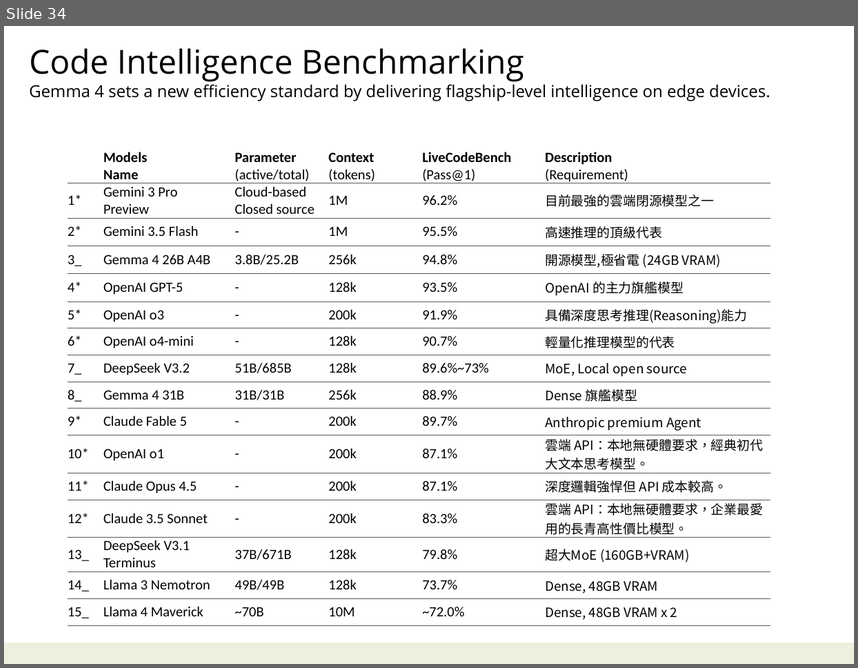
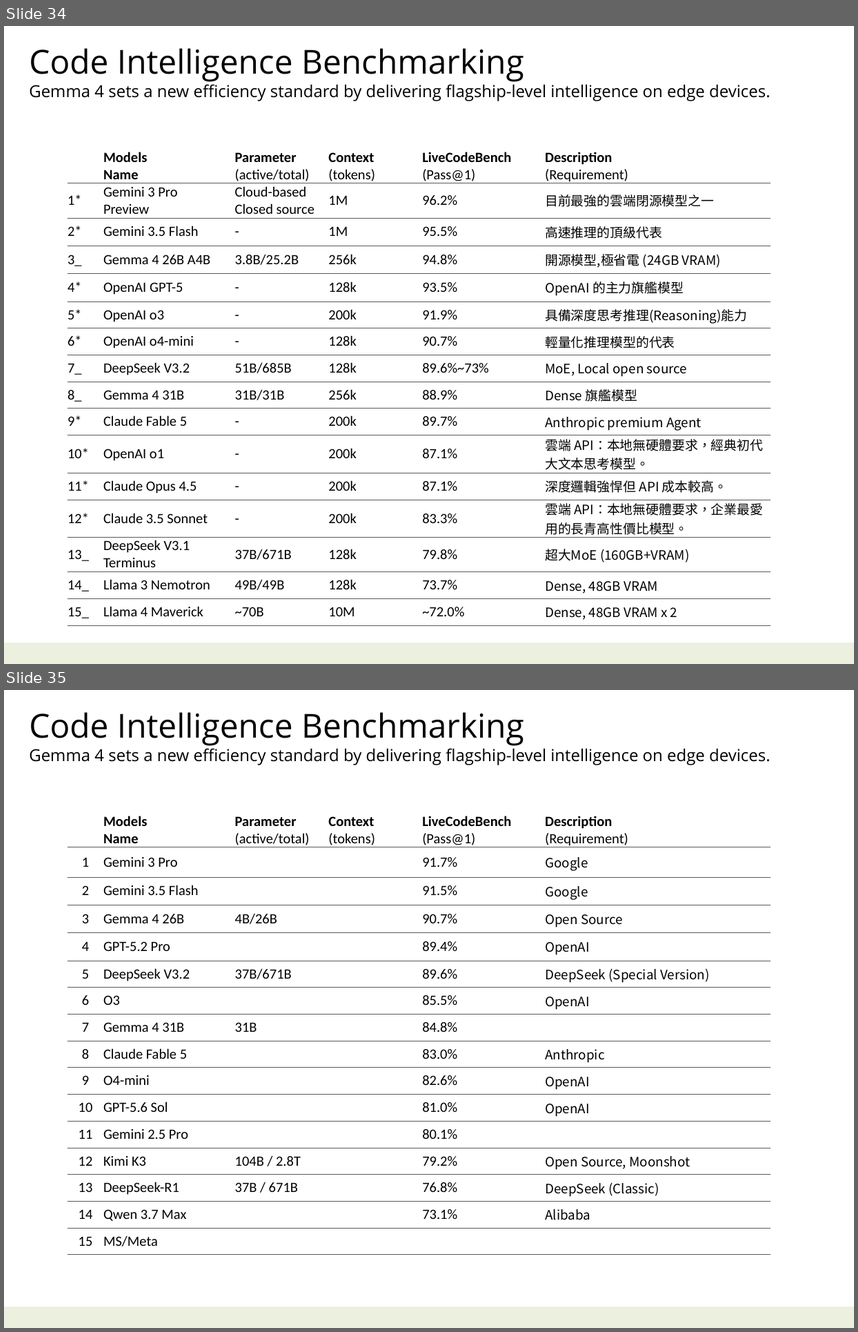
Before and after one commit to navibator/crazy-ai, a slide deck: ai.pptx. Shown one above the other, each under a label of ours: slide 34 before the commit, slides 34 and 35 after it. The pictures are 858x668 and 858x1332 pixels, drawn with LibreOffice and Linux fonts; fonts in the diff are those of the drawing. Boxes give left, top, right and bottom in pixels: in the first picture for what was removed or moved away, otherwise in the second. Text is boxed around its words. In the diff, an @@ line names an element or a change of style, - is before the commit and + after.

```diff
--- a/ai.pptx
+++ b/ai.pptx
@@ slide 35 added at [4,690,854,1328], background #FFFFFF; not listed: 1 template element that a slide beside it also shows @@
@@ text added at [29,712,770,765], 14 pt, text #000000 @@
+Code Intelligence Benchmarking
+Gemma 4 sets a new efficiency standard by delivering flagship-level intelligence on edge devices.
@@ table added at [67,812,770,1254], 16 rows, 6 columns @@
+ | Models / Name | Parameter / (active/total) | Context (tokens) | LiveCodeBench / (Pass@1) | Description / (Requirement)
+1 | Gemini 3 Pro |  |  | 91.7% | Google
+2 | Gemini 3.5 Flash |  |  | 91.5% | Google
+3 | Gemma 4 26B | 4B/26B |  | 90.7% | Open Source
+4 | GPT-5.2 Pro |  |  | 89.4% | OpenAI
+5 | DeepSeek V3.2 | 37B/671B |  | 89.6% | DeepSeek (Special Version)
+6 | O3 |  |  | 85.5% | OpenAI
+7 | Gemma 4 31B | 31B |  | 84.8% | 
+8 | Claude Fable 5 |  |  | 83.0% | Anthropic
+9 | O4-mini |  |  | 82.6% | OpenAI
+10 | GPT-5.6 Sol |  |  | 81.0% | OpenAI
+11 | Gemini 2.5 Pro |  |  | 80.1% | 
+12 | Kimi K3 | 104B / 2.8T |  | 79.2% | Open Source, Moonshot
+13 | DeepSeek-R1 | 37B / 671B |  | 76.8% | DeepSeek (Classic)
+14 | Qwen 3.7 Max |  |  | 73.1% | Alibaba
+15 | MS/Meta |  |  |  | 
```
Also in this commit, not shown: 2 slides changed, 3 other files.
